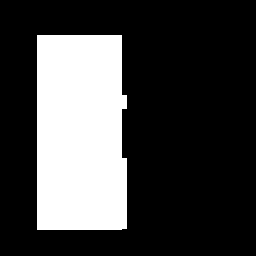
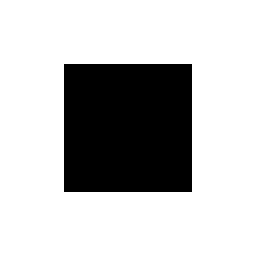
The second (256, 256) image is a revision of the first. Changes to its layers:
added layer "small_layer" in group "segments" over bbox(64, 64, 127, 192)
hid "mask" over bbox(0, 0, 256, 256)
hid "right" over bbox(127, 0, 256, 256)
